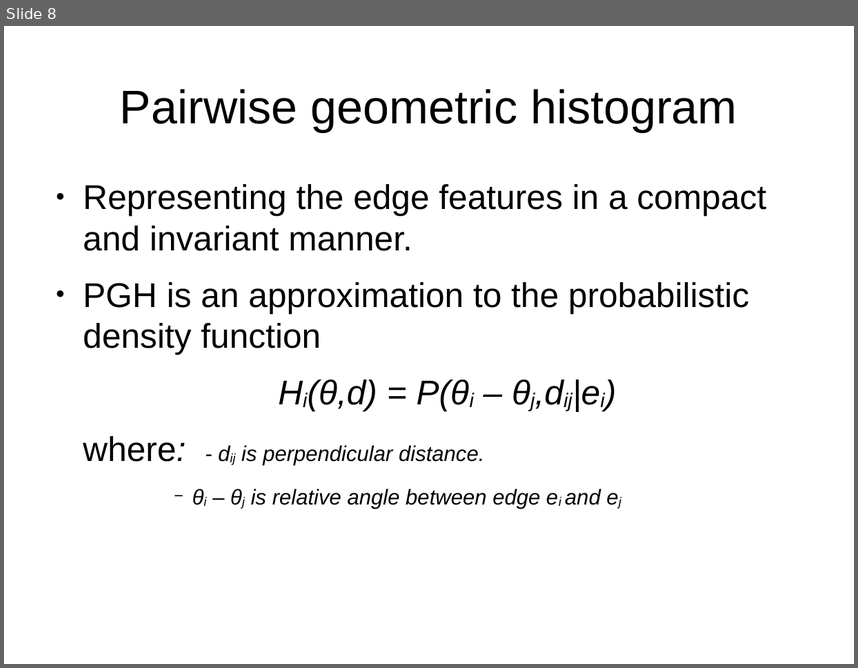
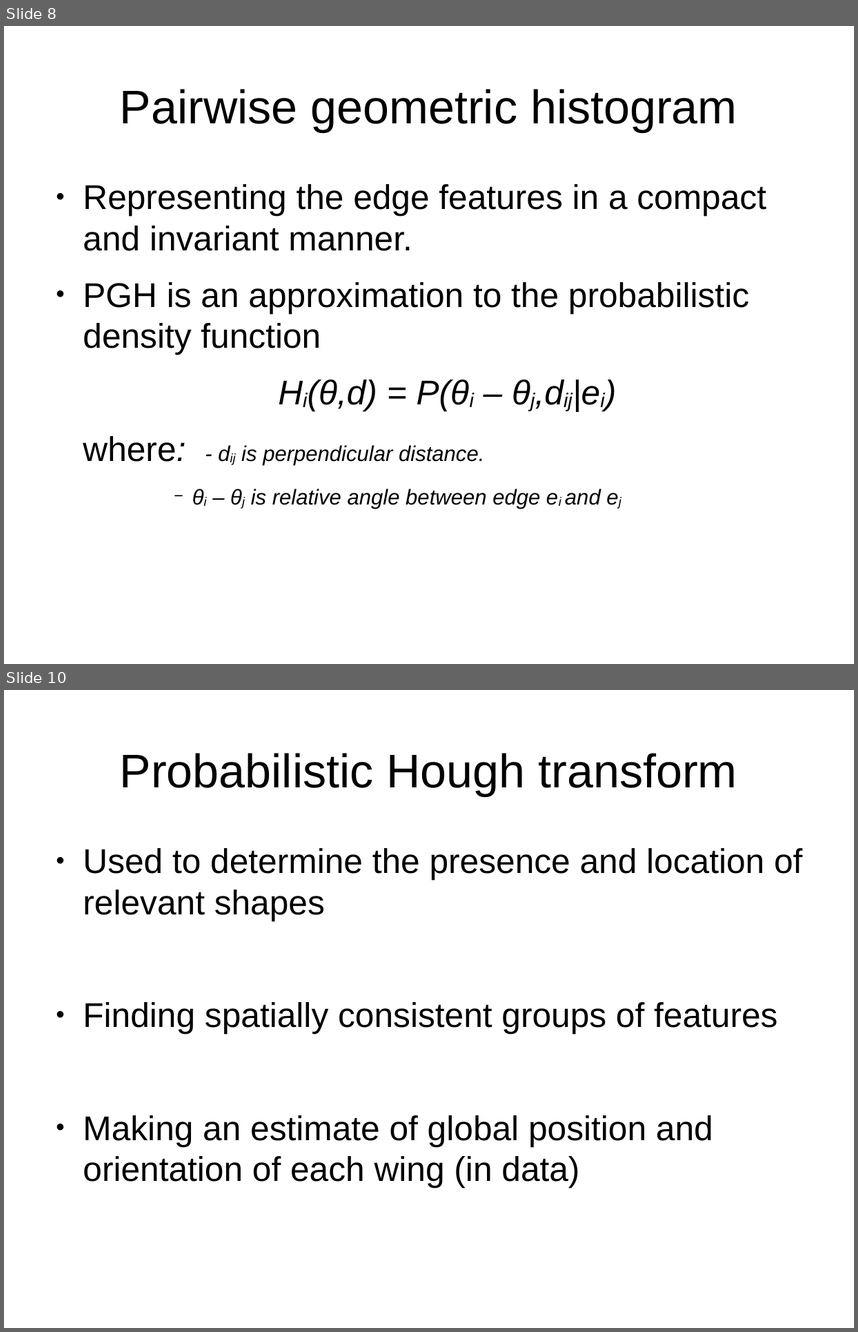
Before and after one commit to linhlevandlu/Report, a slide deck: presentation_1.odp. Shown one above the other, each under a label of ours: slide 8 before the commit, slides 8 and 10 after it; the slides between them are not shown. The pictures are 858x668 and 858x1332 pixels, drawn with LibreOffice and Linux fonts; fonts in the diff are those of the drawing. Boxes give left, top, right and bottom in pixels: in the first picture for what was removed or moved away, otherwise in the second. Text is boxed around its words. In the diff, an @@ line names an element or a change of style, - is before the commit and + after.

Commit message:
add

```diff
--- a/presentation_1.odp
+++ b/presentation_1.odp
@@ slide 10 added at bbox=[4, 690, 854, 1328], background #FFFFFF @@
@@ title added at bbox=[120, 753, 737, 796], 44 pt, text #000000 @@
+Probabilistic Hough transform
@@ text added at bbox=[83, 848, 802, 1187], 32 pt, text #000000 @@
+● Used to determine the presence and location of relevant shapes
+● Finding spatially consistent groups of features
+● Making an estimate of global position and orientation of each wing (in data)
```
Also in this commit, not shown: 4 other slides added, 2 slides removed.
